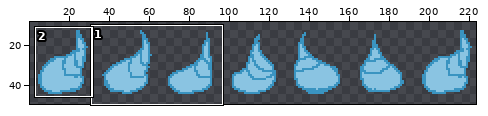
Sprite sheet -- Assets/Assets/SlimeCharacter/BazStuffCharacterBackLeft.png. Above, an overview of the earlier version with the close-up marked.
Close-up. As it was:
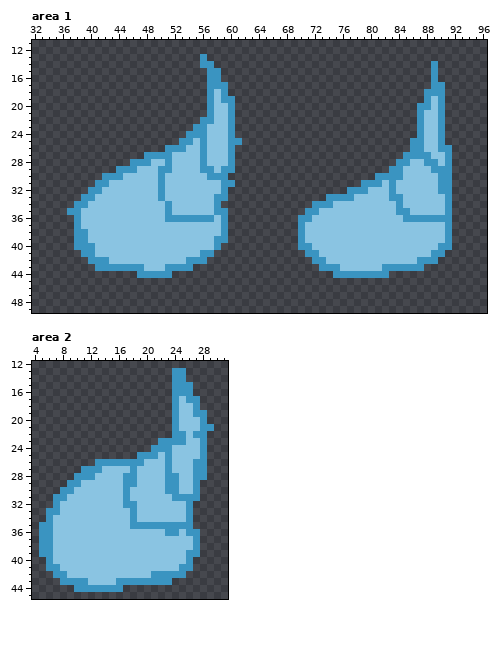
The file is 224x64 pixels. Shown: area 1: x 32..96, y 11..49; area 2: x 4..31, y 12..45. The wide view leaves out empty margins. The commit also changed other parts of the picture, which this record leaves out.
And afterwards:
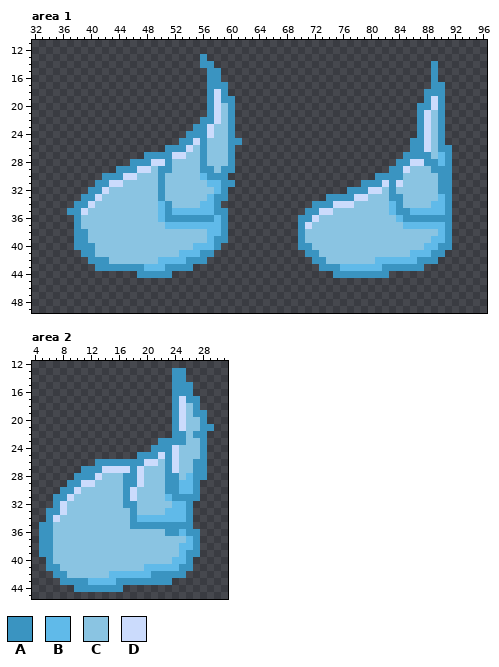
Palette (. is transparent): A #3a94c1  B #60bae9  C #8ac4e2  D #cbdbfc
From old to new:
Changed rows in their new state; - is an unchanged pixel.
Area 1:
first column x 39:
18 -------------------D--------------------------------
19 -------------------D------------------------------D-
20 -------------------D------------------------------D-
21 -------------------D-----------------------------D--
22 -------------------D-----------------------------D--
23 ------------------D------------------------------D--
24 ------------------D------------------------------D--
25 ----------------D--------------------------------D--
26 ---------------D---------------------------------D--
27 -------------DD------------------------------------B
28 ----------DD-----------------------------------DD--B
29 --------DD------------------------------------D-----
30 ------DD---------B----------------------------------
31 ----DD------------BB-----------------------D-D------
32 ---D---------------B---------------------DD---------
33 --D---------------B--------------------DD----------B
34 -D---------B-----BB-----------------DDD-----B-----BB
35 D----------B-BBBBBB---------------DD--------B--BBBBB
36 -----------B-------B-------------D-----------B------
37 ------------BBBBBBBB------------D-------------BBBBBB
38 ------------------BB-------------------------------B
39 ------------------B-------------------------------BB
40 ----------------BBB------------------------------BB-
41 --------------BBB------------------------------BBB--
42 -----------BBBB---------------------------BBBBBB----
43 ---------BBB-------------------------BBBBBB---------
Area 2:
first column x 7:
17 ------------------D-
18 ------------------D-
19 ------------------D-
20 ------------------D-
21 ------------------D-
24 -----------------D--
25 ---------------D-D--
26 -------------DD--D--
27 -------DDDD-D----D--
28 ------D-----D------B
29 ----DD------D-----BB
30 ---D-------D------BB
31 --D--------D----B---
32 -D---------------BB-
33 -D--------------BBB-
34 D-----------BBBBBBB-
36 ------------------B-
37 -------------------B
38 ------------------BB
39 ------------------B-
40 -----------------BB-
41 -------------BBBBB--
42 --------BBBBBB------
43 -----BBBB-----------
Boxes around the changes in both close-ups, in picture pixels (x1, y1, x2, y2):
changed: (81, 89, 221, 271)
changed: (305, 96, 445, 271)
changed: (53, 396, 193, 585)
